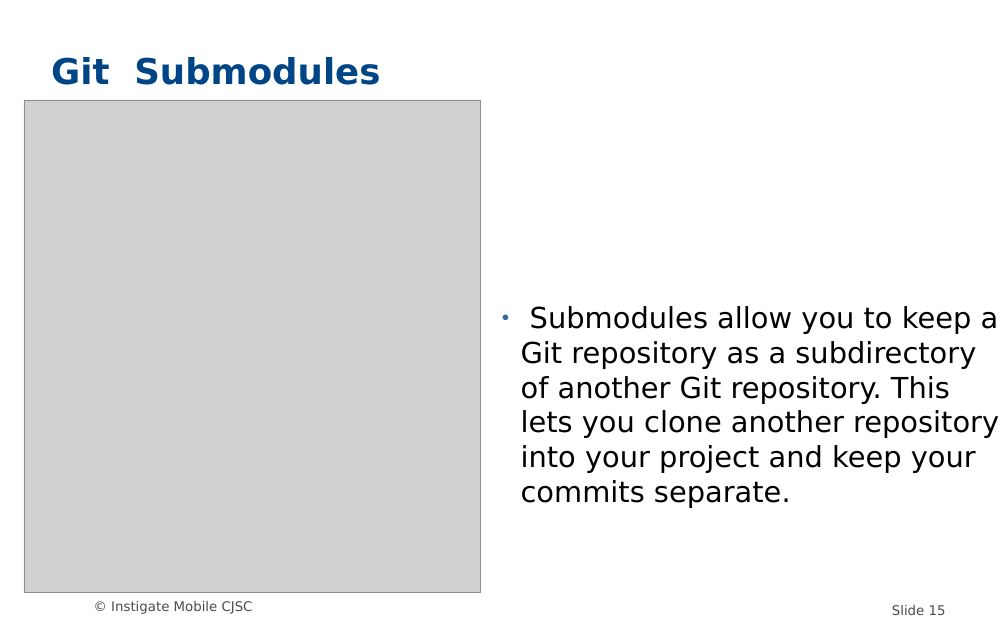
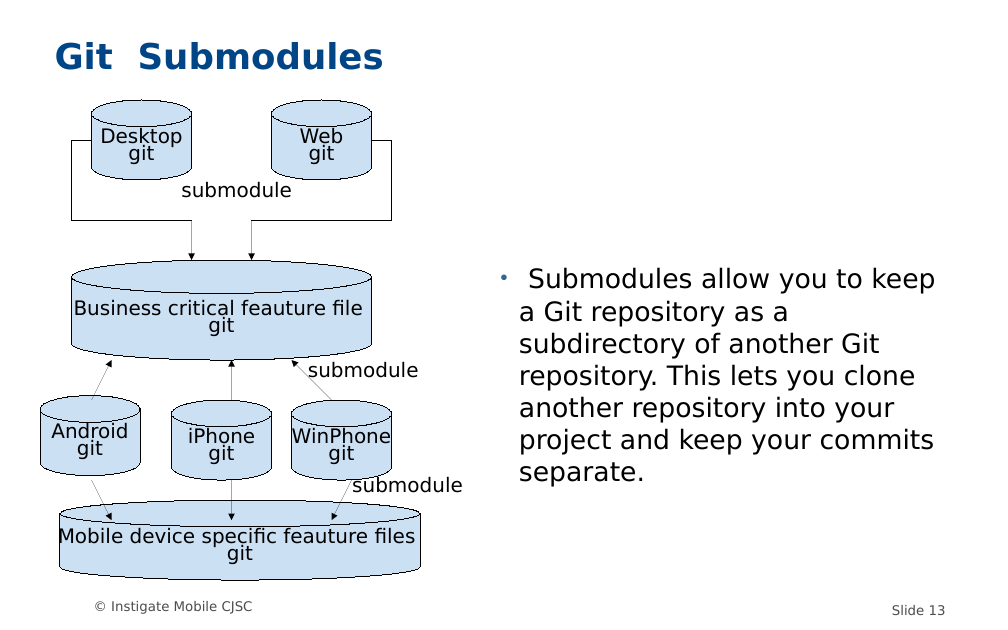
Before and after one commit to MariamP/myRepo, a slide deck: slide 13 of GIT.odp (slide 15 before the commit). Drawn at 1008x630 pixels with LibreOffice and Linux fonts; fonts in the diff are those of the drawing; grey boxes stand for pictures; background and template pictures are left out. Boxes give left, top, right and bottom in pixels: in the first picture for what was removed or moved away, otherwise in the second. Text is boxed around its words. In the diff, an @@ line names an element or a change of style, - is before the commit and + after.

```diff
--- a/GIT.odp
+++ b/GIT.odp
@@ title "Git Submodules": place and size @@
-title "Git Submodules" at box(51, 57, 380, 85)
+title "Git Submodules" at box(55, 42, 384, 70)
@@ picture removed at box(24, 100, 480, 592) @@
@@ cylinder added at box(91, 100, 191, 180), fill #0066CC at 20% opacity, outline #000000 0 pt, 18 pt, text #000000 @@
+Desktop
+git
@@ cylinder added at box(271, 100, 371, 180), fill #0066CC at 20% opacity, outline #000000 0 pt, 18 pt, text #000000 @@
+Web
+git
@@ line added from (91, 140) to (71, 140), #000000 0 pt @@
@@ line added from (71, 140) to (71, 220), #000000 0 pt @@
@@ line added from (371, 140) to (391, 140), #000000 0 pt @@
@@ line added from (391, 140) to (391, 220), #000000 0 pt @@
@@ text added at box(181, 181, 292, 198), 18 pt, text #000000 @@
+submodule
@@ line added from (71, 220) to (191, 220), #000000 0 pt @@
@@ arrow added from (191, 220) to (191, 260), #000000 0 pt @@
@@ line added from (391, 220) to (251, 220), #000000 0 pt @@
@@ arrow added from (251, 220) to (251, 260), #000000 0 pt @@
@@ cylinder added at box(71, 260, 371, 360), fill #0066CC at 20% opacity, outline #000000 0 pt, 18 pt, text #000000 @@
+Business critical feauture file
+git
@@ subtitle "Submodules allow you to keep ...": place and size @@
-subtitle "Submodules allow you to keep ..." at box(521, 306, 999, 508)
+subtitle "Submodules allow you to keep ..." at box(519, 267, 935, 487)
@@ subtitle "Submodules allow you to keep ..." at box(519, 267, 935, 487): size 26 to 24 pt @@
@@ arrow added from (91, 400) to (111, 360), #000000 0 pt @@
@@ arrow added from (231, 400) to (231, 360), #000000 0 pt @@
@@ arrow added from (331, 400) to (291, 360), #000000 0 pt @@
@@ text added at box(308, 361, 419, 382), 18 pt, text #000000 @@
+submodule
@@ cylinder added at box(40, 395, 140, 475), fill #0066CC at 20% opacity, outline #000000 0 pt, 18 pt, text #000000 @@
+Android
+git
@@ cylinder added at box(171, 400, 271, 480), fill #0066CC at 20% opacity, outline #000000 0 pt, 18 pt, text #000000 @@
+iPhone
+git
@@ cylinder added at box(291, 400, 391, 480), fill #0066CC at 20% opacity, outline #000000 0 pt, 18 pt, text #000000 @@
+WinPhone
+git
@@ text added at box(352, 476, 463, 493), 18 pt, text #000000 @@
+submodule
@@ cylinder added at box(60, 500, 420, 580), fill #0066CC at 20% opacity, outline #000000 0 pt, 18 pt, text #000000 @@
+Mobile device specific feauture files
+git
@@ arrow added from (91, 480) to (111, 520), #000000 0 pt @@
@@ arrow added from (231, 480) to (231, 520), #000000 0 pt @@
@@ arrow added from (351, 480) to (331, 520), #000000 0 pt @@
@@ page number at box(892, 605, 946, 615): text changed @@
-Slide 15
+Slide 13
```
Also in this commit, not shown: 10 other slides changed, 2 slides added, 4 slides removed.
